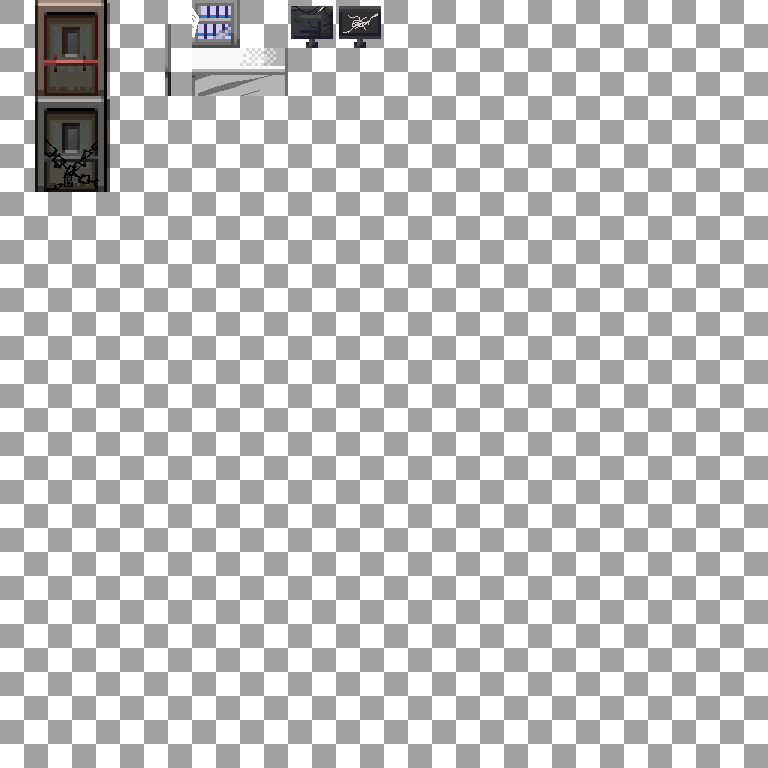
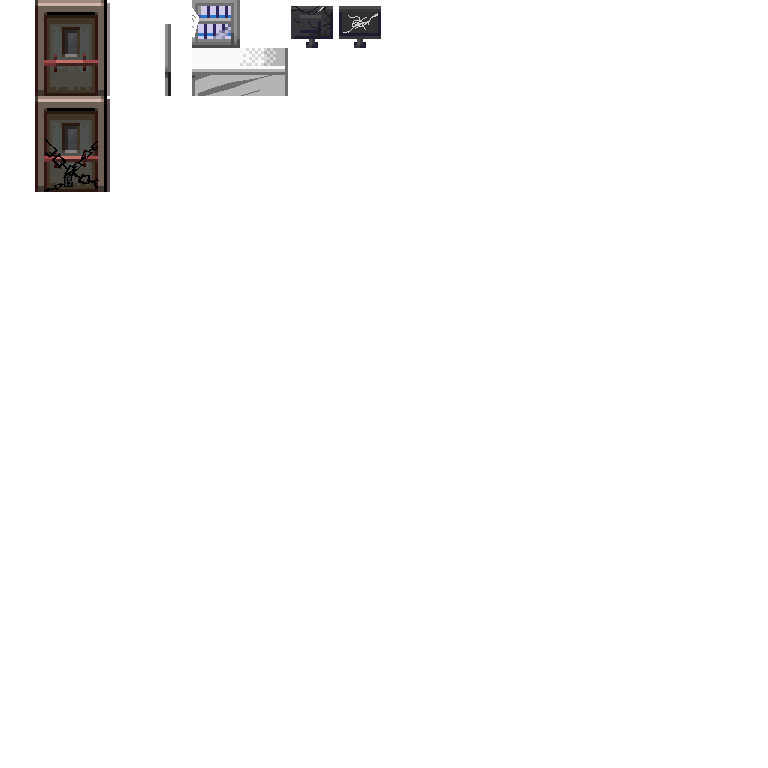
Two versions of the same layered image (768 × 768). Layer-by-layer changes:
hid "HIDE BEFORE SAFE" over [0, 0, 768, 768]
